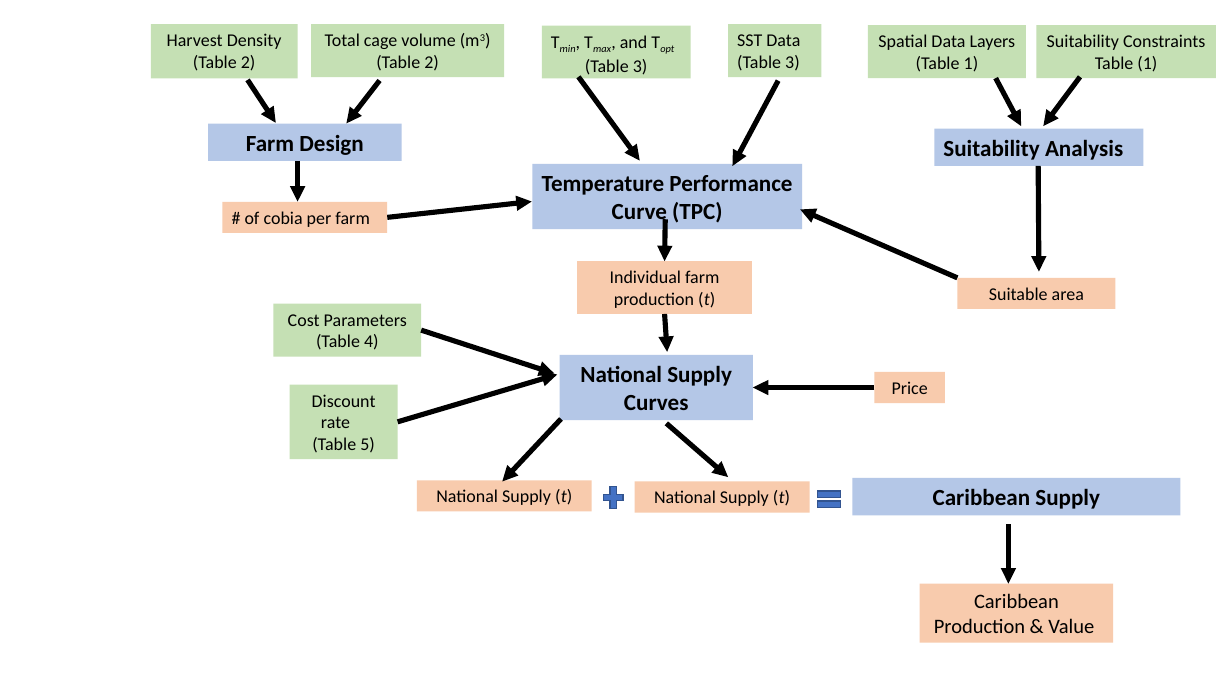
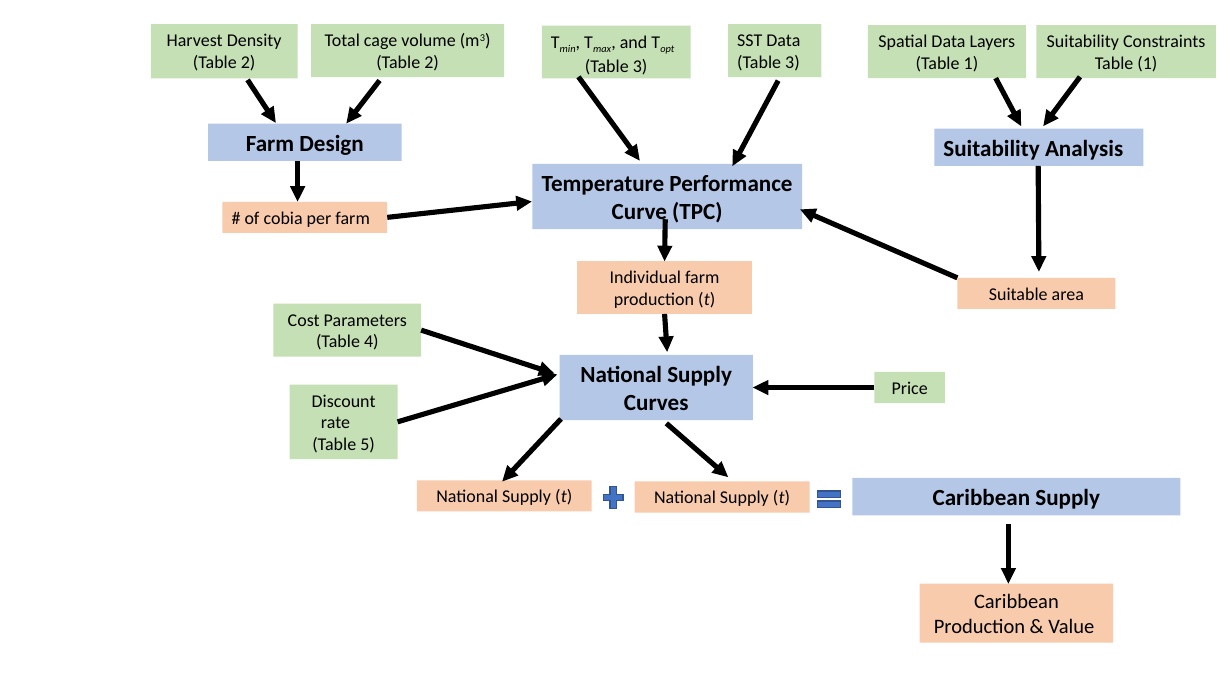
Before and after one commit to lennon-thomas/Carib_aqua_16, a slide deck: slide 1 of carib_markdown/modelflow/modelflow2.pptx. Drawn at 1232x693 pixels with LibreOffice and Linux fonts; fonts in the diff are those of the drawing. Boxes give left, top, right and bottom in pixels: in the first picture for what was removed or moved away, otherwise in the second. Text is boxed around its words. In the diff, an @@ line names an element or a change of style, - is before the commit and + after.

```diff
--- a/carib_markdown/modelflow/modelflow2.pptx
+++ b/carib_markdown/modelflow/modelflow2.pptx
@@ rectangle "Price" at box(874, 372, 945, 404): fill #F8CBAD to #C5E0B4 @@
```
Also in this commit, not shown: 3 other files.
